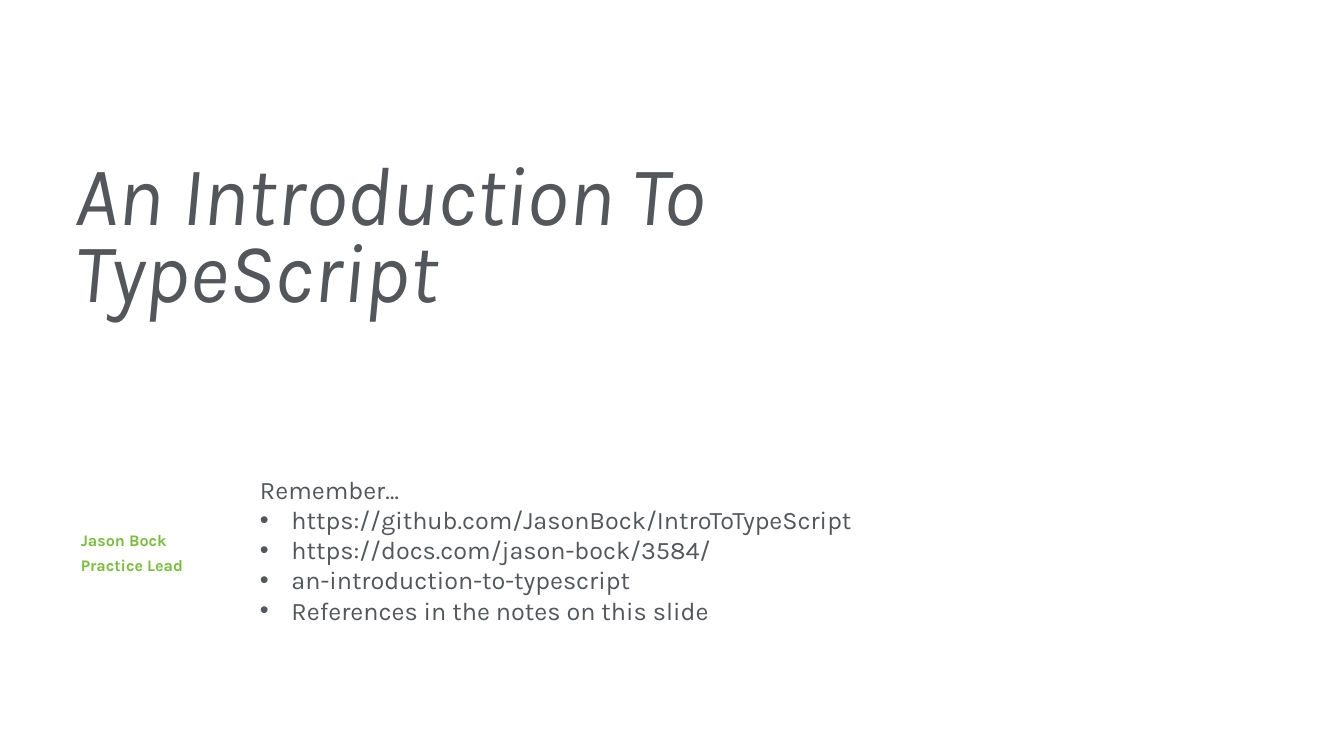
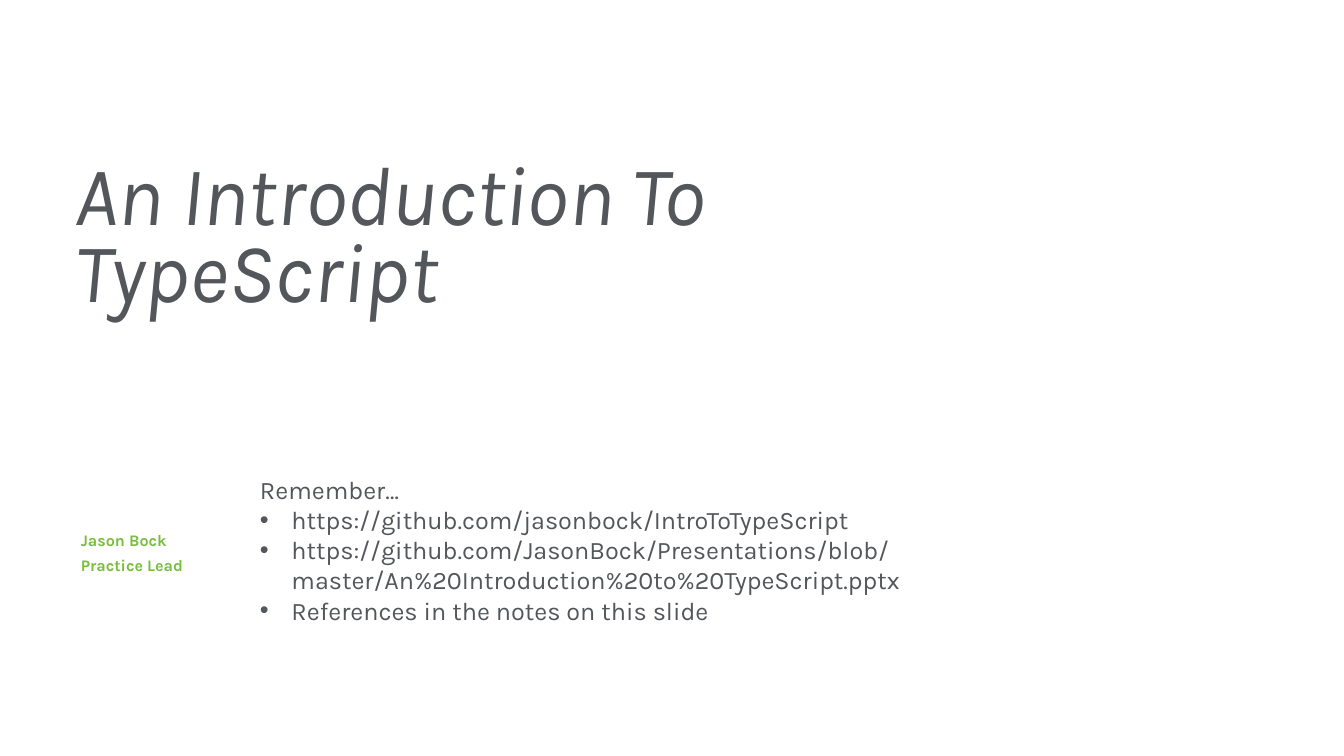
Before and after one commit to JasonBock/Presentations, a slide deck: slide 32 of An Introduction to TypeScript.pptx. Drawn at 1344x756 pixels with LibreOffice and Linux fonts; fonts in the diff are those of the drawing; background and template pictures are left out. Boxes give left, top, right and bottom in pixels: in the first picture for what was removed or moved away, otherwise in the second. Text is boxed around its words. In the diff, an @@ line names an element or a change of style, - is before the commit and + after.

```diff
--- a/An Introduction to TypeScript.pptx
+++ b/An Introduction to TypeScript.pptx
@@ text at (291, 510, 899, 595): text changed @@
-• https://github.com/JasonBock/IntroToTypeScript
-• https://docs.com/jason-bock/3584/
-• an-introduction-to-typescript
+• https://github.com/jasonbock/IntroToTypeScript
+• https://github.com/JasonBock/Presentations/blob/master/An%20Introduction%20to%20TypeScript.pptx
```
Also in this commit, not shown: 2 other slides changed.
